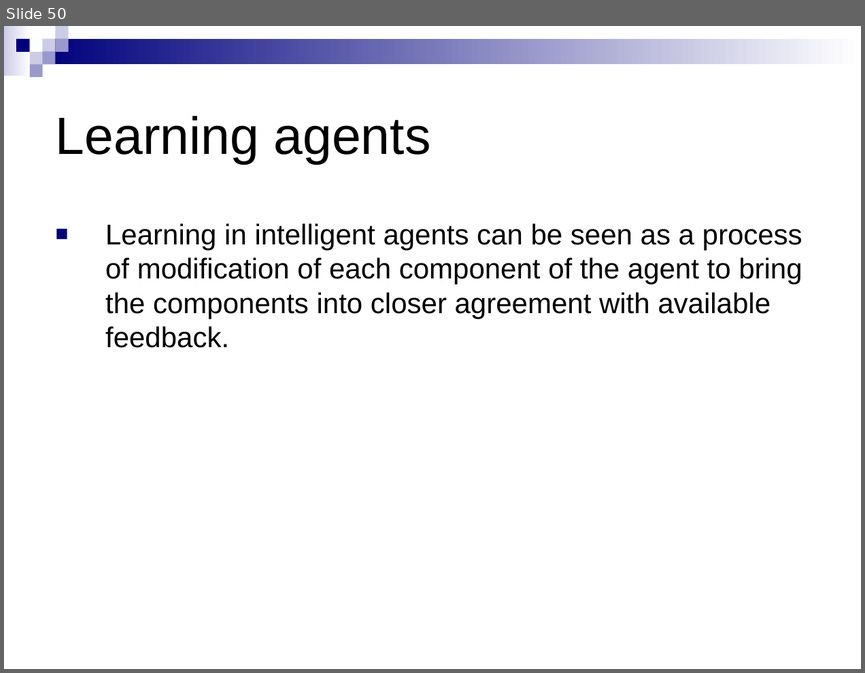
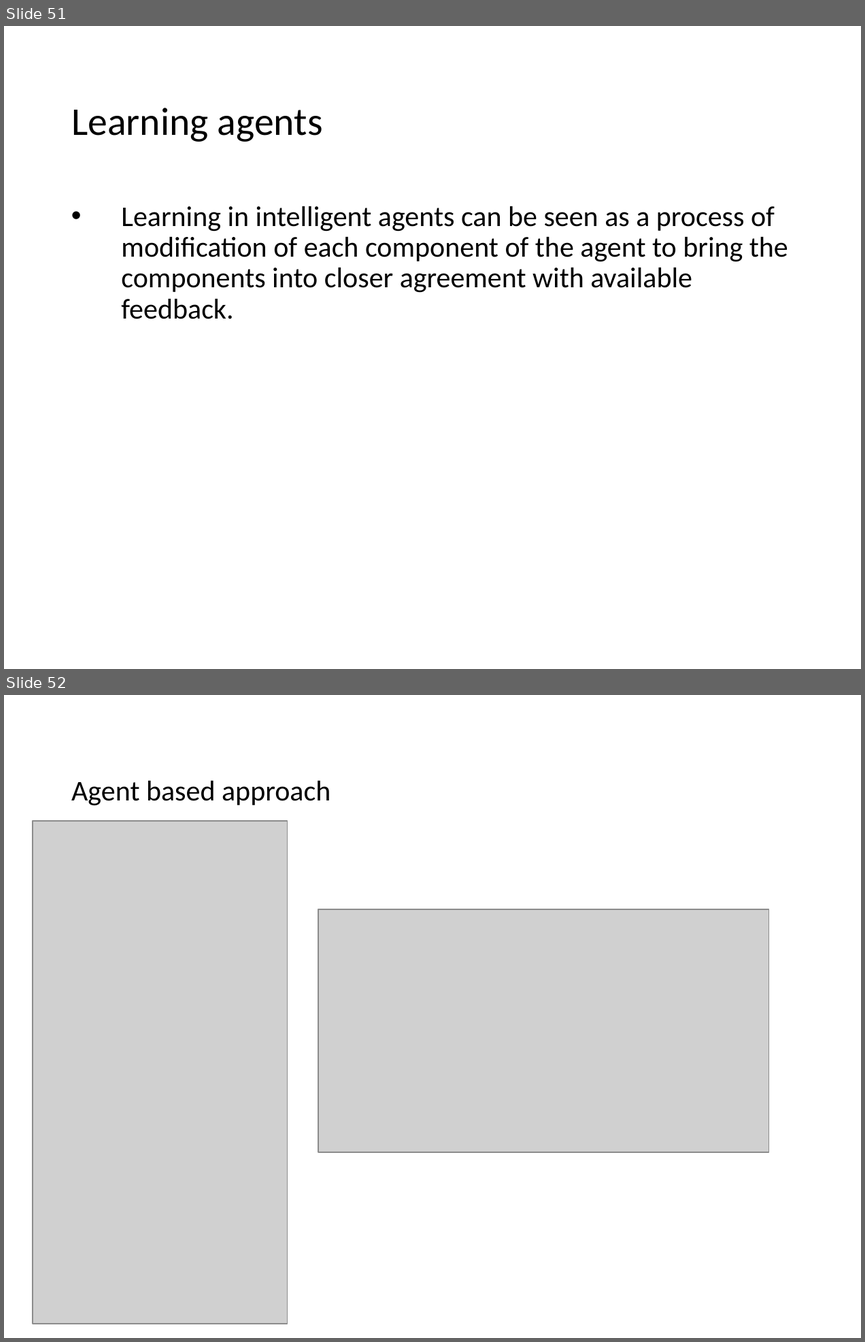
Before and after one commit to jayurbain/artificial-intelligence, a slide deck: slides/m2-agents.ppt. Shown one above the other, each under a label of ours: slide 50 before the commit, slides 51 and 52 after it. The pictures are 865x673 and 865x1342 pixels, drawn with LibreOffice and Linux fonts; fonts in the diff are those of the drawing; grey boxes stand for pictures. Boxes give left, top, right and bottom in pixels: in the first picture for what was removed or moved away, otherwise in the second. Text is boxed around its words. In the diff, an @@ line names an element or a change of style, - is before the commit and + after.

```diff
--- a/slides/m2-agents.ppt
+++ b/slides/m2-agents.ppt
@@ slide 52 added at (4, 695, 861, 1338), background #FFFFFF @@
@@ title added at (71, 780, 330, 806), 24 pt, text #000000 @@
+Agent based approach
@@ picture added at (33, 821, 288, 1323) @@
@@ picture added at (318, 909, 769, 1152) @@
@@ what was slide 50 is now slide 51 @@
@@ slide 51 changed as well @@
@@ group removed at (4, 26, 861, 78): 9 rectangles @@
@@ title "Learning agents": place and size @@
-title "Learning agents" at (56, 116, 430, 164)
+title "Learning agents" at (71, 108, 323, 142)
@@ title "Learning agents" at (71, 108, 323, 142): size 44 to 33 pt, font Arial to Calibri; line spacing 1 to 0.9 @@
@@ text "Learning in intelligent agents can ...": place and size @@
-text "Learning in intelligent agents can ..." at (105, 223, 802, 348)
+text "Learning in intelligent agents can ..." at (121, 206, 788, 319)
@@ text "Learning in intelligent agents can ..." at (121, 206, 788, 319): font Arial to Calibri; bullet ■ to •; line spacing 1 to 0.9; more space between paragraphs; bullet colour #00007D to #000000 @@
```
Also in this commit, not shown: 50 other slides changed, 1 other slide added, 5 other files.
